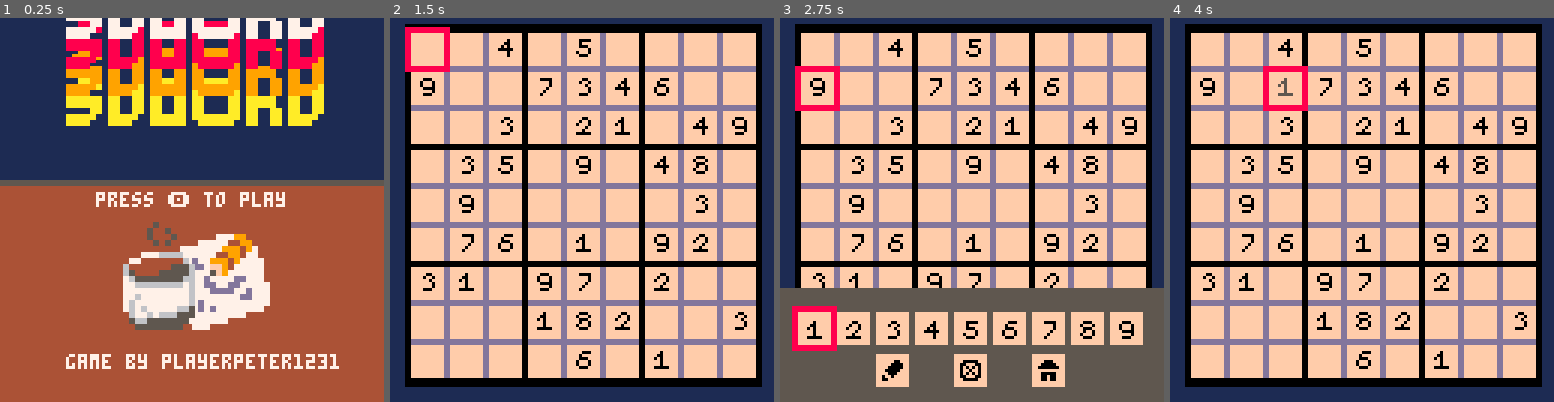
Above: before the commit, frames 1-4 (left to right).
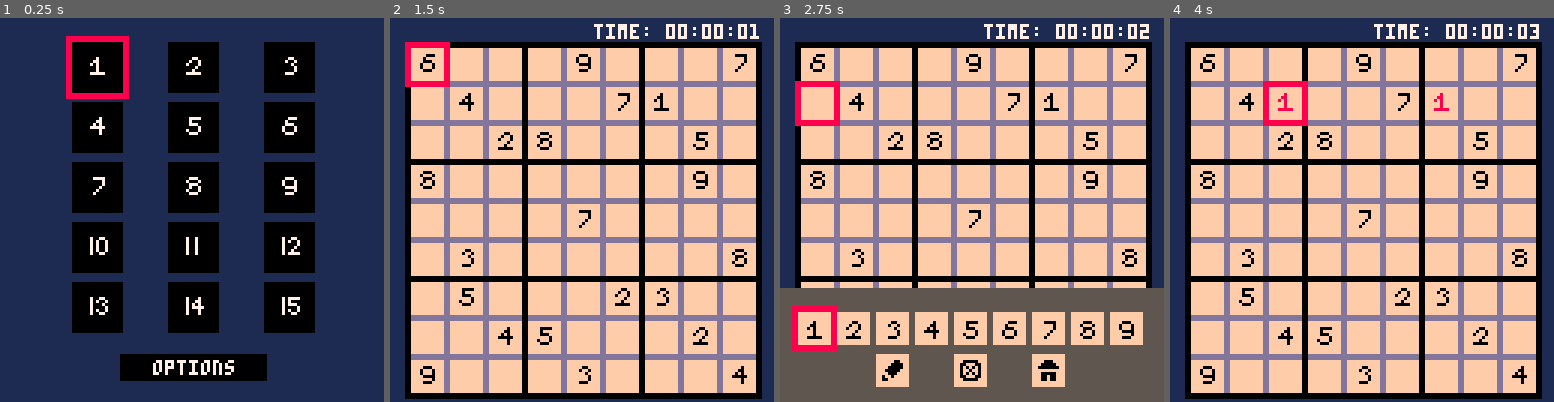
Above: after the commit, the same moments.

Repository: playerpeter1231/Pico-Sudoku
Game: PICO-8 cartridge sudoku.p8
The game is run twice, just before and just after one commit, with the same random seed, the same clock (stepped at 60 frames per second) and the same inputs.
Inputs:
- Up to frame 1 (0.25 s): no input
- Up to frame 2 (1.5 s): tap O (Z key) at 0.33, 0.7, 1.43 s; tap X (X key) at 1.07 s
- Up to frame 3 (2.75 s): hold Left 1.97-2.37 s; tap X (X key) at 2.07, 2.4, 2.73 s; tap O (Z key) at 2.22 s; hold Down from 2.42 s (still down)
- Up to frame 4 (4 s): release Down at 2.82 s; hold Right 2.87-3.53 s; tap X (X key) at 3.07, 3.4, 3.73 s; tap O (Z key) at 3.1, 3.98 s; hold Up from 3.58 s (still down)

The runs differ from the first frame. In frame 1, 78% of the frame differs, in the area x 0-100%, y 0-100%; in frame 2, 33%; in frame 3, 23%; in frame 4, 33%.

Commit message:
0.7
Originally pushed 8/26/2021

Diff:
--- a/sudoku.p8
+++ b/sudoku.p8
@@ -13,8 +13,11 @@
 end
 
 function _init()
- --puzzles from puzzleparade, wpf, and various uncredited puzzles from google images
- --title font is gravity pixel font by john watson
+
+ clk = 0
+ hr=0
+ min=0
+ sec=0
  --game data
  g = {
   state = 0,
@@ -23,8 +26,7 @@
  }
  --menu data
  m = {
-  state = 0,
-  clk = 0,
+  state = 1,
   sec = 0,
   index = 1
  }
@@ -40,15 +42,18 @@
   erase = false
  }
 
-levels={{0,0,4,0,5,0,0,0,0, --level 1
-									9,0,0,7,3,4,6,0,0,
-								 0,0,3,0,2,1,0,4,9,
-								 0,3,5,0,9,0,4,8,0,
-								 0,9,0,0,0,0,0,3,0,
-								 0,7,6,0,1,0,9,2,0,
-								 3,1,0,9,7,0,2,0,0,
-								 0,0,0,1,8,2,0,0,3,
-								 0,0,0,0,6,0,1,0,0},
+
+--puzzles from puzzleparade and the wpf
+--title font is gravity pixel font by john watson
+levels={{6,0,0,0,9,0,0,0,7, --level 1
+									0,4,0,0,0,7,1,0,0,
+								 0,0,2,8,0,0,0,5,0,
+								 8,0,0,0,0,0,0,9,0,
+								 0,0,0,0,7,0,0,0,0,
+								 0,3,0,0,0,0,0,0,8,
+								 0,5,0,0,0,2,3,0,0,
+								 0,0,4,5,0,0,0,2,0,
+								 9,0,0,0,3,0,0,0,4},
         {1,0,0,0,6,0,0,0,9, --level 2
          0,0,2,4,0,0,0,7,0,
          0,3,0,0,0,5,8,0,0,
@@ -130,6 +135,52 @@
          0,0,3,0,0,0,7,0,0,
          0,8,0,0,6,0,0,5,0,
          5,0,0,2,0,3,0,0,9},
+        {0,0,0,0,1,9,8,0,0, --level 11
+         0,4,0,2,0,0,0,0,0,
+         9,0,0,8,0,0,0,0,1,
+         0,0,1,9,0,0,7,0,0,
+         8,0,0,5,0,4,0,0,3,
+         0,0,9,0,0,1,4,0,0,
+         2,0,0,0,0,7,0,0,5,
+         0,0,0,0,0,5,0,9,0,
+         0,0,4,6,3,0,0,0,0},
+        {9,0,0,5,0,3,0,0,6, --level 12
+         0,0,7,0,0,0,5,2,0,
+         5,8,0,0,0,0,0,0,0,
+         0,0,0,0,0,7,9,5,0,
+         0,5,0,1,0,9,0,4,0,
+         0,7,9,2,0,0,0,0,0,
+         0,0,0,0,0,0,0,6,8,
+         0,4,8,0,0,0,7,0,0,
+         0,4,8,0,0,0,7,0,0,
+         7,0,0,3,0,1,0,0,5},
+        {0,0,0,0,7,0,1,9,0, --level 13
+         0,0,0,0,1,0,0,0,6,
+         0,9,4,0,0,8,0,0,5,
+         0,0,0,0,0,0,6,4,7,
+         0,0,0,0,2,0,0,0,0,
+         7,8,1,0,0,0,0,0,0,
+         8,0,0,5,0,0,2,6,0,
+         6,0,0,0,3,0,0,0,0,
+         0,3,2,0,4,0,0,0,0},
+        {0,0,0,0,7,9,0,0,0, --level 14
+         0,2,6,0,0,0,0,0,0,
+         0,0,0,5,0,0,6,0,0,
+         0,0,3,0,0,0,0,0,8,
+         4,0,0,7,0,1,2,0,0,
+         4,0,0,7,0,1,2,0,0,
+         0,0,4,0,9,0,0,5,0,
+         9,0,0,0,6,0,8,7,0,
+         0,3,7,0,0,8,0,0,0},
+        {0,0,0,0,7,0,0,1,0, --level 15
+         6,0,0,5,0,0,0,3,0,
+         0,8,1,0,0,4,0,0,6,
+         0,2,0,0,6,0,0,0,0,
+         7,5,0,0,9,0,0,6,8,
+         0,0,0,0,5,0,0,7,0,
+         1,0,0,7,0,0,3,9,0,
+         0,9,0,0,0,6,0,0,5,
+         0,3,0,0,8,0,0,0,0},
 							 {0,0,0,0,0,0,0,0,0, --debug
 								 0,0,0,0,0,0,0,0,0,
 								 0,0,0,0,0,0,0,0,0,
@@ -140,9 +191,14 @@
 									0,0,0,0,0,0,0,0,0,
 									0,0,0,0,0,0,0,0,0}}
 
+ done={}
+ for i=0, 14 do
+  add(done,false)
+ end
+
 	--starting points for grid
 	gridx = 7
-	gridy = 5
+	gridy = 10
 	--cell size
 	csize = 10
 	--inner and outer margin size
@@ -164,6 +220,7 @@
  --load level info into current dat var
  dat = copy_data(levels[g.level])
 
+ clk = 0
  err={}
 
  g.state = 1
@@ -198,7 +255,7 @@
   end
 
   if(btnp(5)) then
-   m.clk = 0
+   clk = 0
    m.state = 0
   end
  end
@@ -299,10 +356,20 @@
  else
   if(not log) del(err, ind)
  end
+
+ if(count == 0) then
+  win = true
+  for e in all(dat) do
+   if(e == 0) win = false
+  end
+  if(err != nil) win = false
+  if(win) done[m.index] = true
+ end
 end
 
 function _draw()
  cls(1)
+ clk += 1
 
  if(g.state == 0) then
   menu_draw()
@@ -312,12 +379,11 @@
 end
 
 function menu_draw()
- m.clk += 1
  wig = 0
- if(m.clk < 40) then wig = cos(m.clk/155)*10
+ if(clk < 40) then wig = cos(clk/155)*10
  else
-  if(m.clk%25 == 0) m.sec+=1
-  if(m.sec%2 == 1) wig = 0-(m.clk%25)/25
+  if(clk%25 == 0) m.sec+=1
+  if(m.sec%2 == 1) wig = 0-(clk%25)/25
  end
 
  --splash screen
@@ -340,15 +406,21 @@
  --draw level select
  elseif(m.state == 1) then
 
-  tempx = (m.index-1)%3*32+22
-  tempy = (flr((m.index-1)/3)+1)*20-14
-  rectfill(tempx,tempy,tempx+20,tempy+20,8)
+  if(m.index < 16) then
+   tempx = (m.index-1)%3*32+22
+   tempy = (flr((m.index-1)/3)+1)*20-14
+   rectfill(tempx,tempy,tempx+20,tempy+20,8)
+  else
+   rectfill(38,110,90,122,8)
+  end
 
   pal(5,7)
   for i=0,14 do
+   levcol = 0
    tempx = (i%3*32)+24
    tempy = (flr(i/3)+1)*20-12
-   rectfill(tempx,tempy,tempx+16,tempy+16,0)
+   if(done[i+1]) levcol = 11
+   rectfill(tempx,tempy,tempx+16,tempy+16,levcol)
    spr(i+1,tempx+4,tempy+4)
   end
   pal(5,5)
@@ -358,9 +430,26 @@
  end
 end
 
+function check_clock(time)
+ if(tonum(time) < 0) then time = "00"
+ elseif(tonum(time) < 10) then time = "0"..time end
+ return time
+end
+
 function game_draw()
  --draw black border and internal lines
- rectfill(gridx-2,gridy-3,gridx+gsize+2,gridx+gsize+1,0)
+ rectfill(gridx-2,gridy-2,gridx+gsize+2,gridy+gsize+2,0)
+
+ --draw timer
+ if(done[g.level] == false) then
+  hr = tostr(flr(clk/108000))
+  min = tostr(flr(clk/1800)%60)
+  sec = tostr(flr(clk/30)%60)
+  hr = check_clock(hr)
+  min = check_clock(min)
+  sec = check_clock(sec)
+ end
+ print("time: "..hr..":"..min..":"..sec,68,2,7)
 
  --draw backround lines
  for i=0,8 do
@@ -443,6 +532,10 @@
    spr(i+27,i*cmarg*2+33,tempy+24)
   end
   if(p.erase) rect(58,tempy+22,68,tempy+32,11)
+ end
+
+ if (done[g.level] == true) then
+  print("nice job!",gridx-1,2,11)
  end
 end
 
